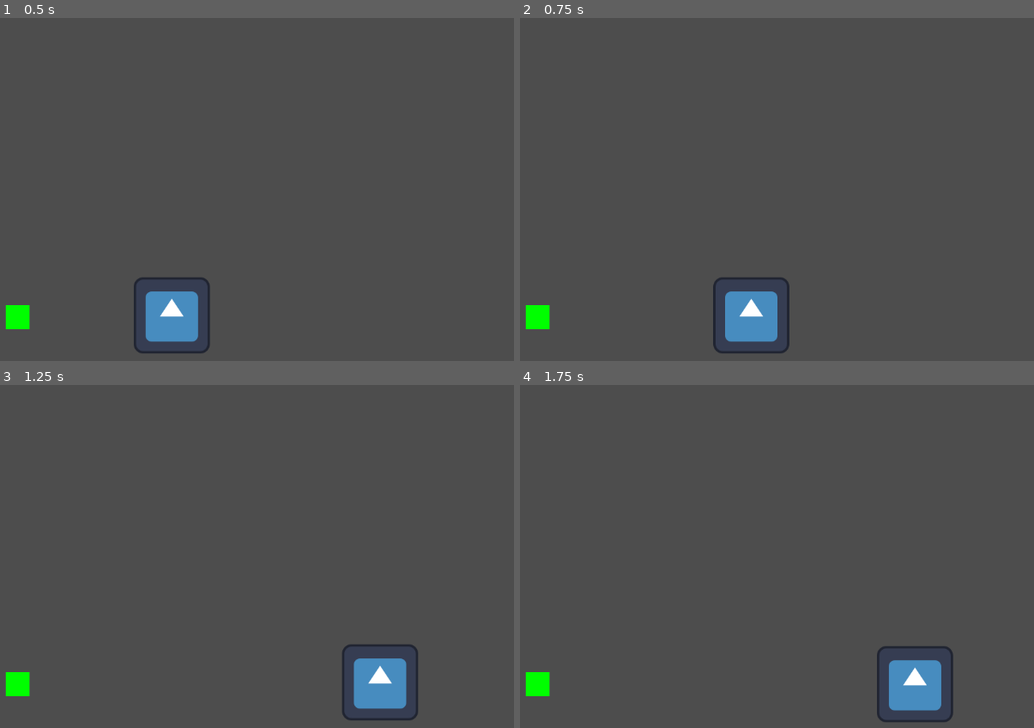
Above: before the commit, frames 1-4 (two rows, left to right).
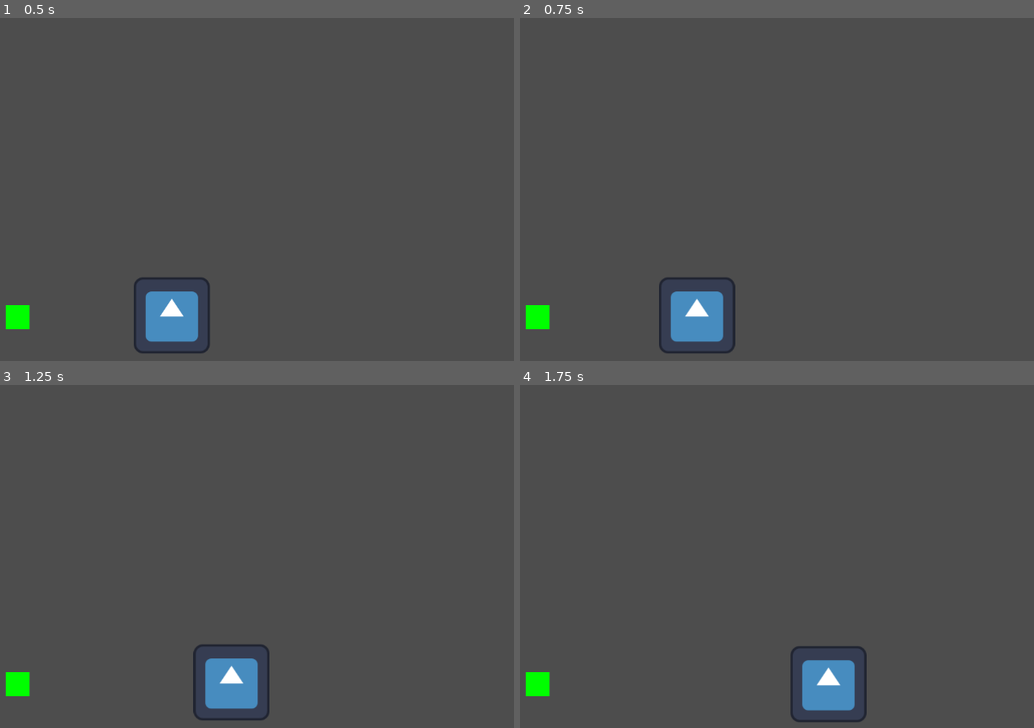
Above: after the commit, the same moments.

Repository: jonredmond/godot-sandbox
Game: Godot game, scene res://main.tscn
The game is run twice, just before and just after one commit, with the same random seed, the same clock (stepped at 60 frames per second) and the same inputs. The engine's default icon, where the game draws it, is replaced by a stand-in: a white triangle on a blue panel in a dark square.
Inputs:
- Up to frame 1 (0.5 s): no input
- Up to frame 2 (0.75 s): tap Enter at 0.5 s; hold D (move_right) from 0.53 s (still down)
- Up to frame 3 (1.25 s): keep holding D (move_right)
- Up to frame 4 (1.75 s): release D (move_right) at 1.28 s; hold S (move_down) from 1.28 s (still down)

Frame 1 is identical in both runs. In frame 2, 3.6% of the frame differs, in the area x 27-53%, y 75-98%; in frame 3, 3.9%, in the area x 37-82%, y 75-98%; in frame 4, 3.8%.

Commit message:
Add acceleration and friction to player movement

Diff:
--- a/projects/playground/main.tscn
+++ b/projects/playground/main.tscn
@@ -11,6 +11,9 @@
 
 [node name="Player" parent="." unique_id=625147764 instance=ExtResource("1_h2yge")]
 position = Vector2(577, 544)
+max_speed = 500.0
+acceleration = 400.0
+friction = 200.0
 
 [node name="Wall" type="StaticBody2D" parent="." unique_id=1152453448]
 position = Vector2(577, 544)
--- a/projects/playground/player.gd
+++ b/projects/playground/player.gd
@@ -1,19 +1,24 @@
 extends CharacterBody2D
 
-@export var speed: float = 300.0
+@export var max_speed: float = 300.0
+@export var acceleration: float = 1500.0
+@export var friction: float = 1200.0
 
 func change_color(new_color: Color):
 	$Sprite2D.modulate = new_color
 
 func _physics_process(delta: float) -> void:
 	# Build a direction vector from input
-	var direction := Vector2.ZERO
-	direction.x = Input.get_axis("move_left", "move_right")
-	direction.y = Input.get_axis("move_up", "move_down")
+	var direction := Vector2(
+		Input.get_axis("move_left", "move_right"),
+		Input.get_axis("move_up", "move_down")
+	)
 
 	# Normalize so diagonals aren't faster
 	if direction.length() > 0:
 		direction = direction.normalized()
+		velocity = velocity.move_toward(direction * max_speed, acceleration * delta)
+	else:
+		velocity = velocity.move_toward(Vector2.ZERO, friction * delta)
 
-	velocity = direction * speed
 	move_and_slide()
